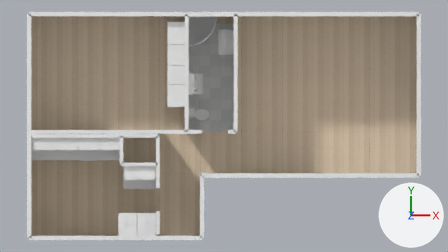
One commit to the Blender file apartment.blend: the scene before it, then after it.
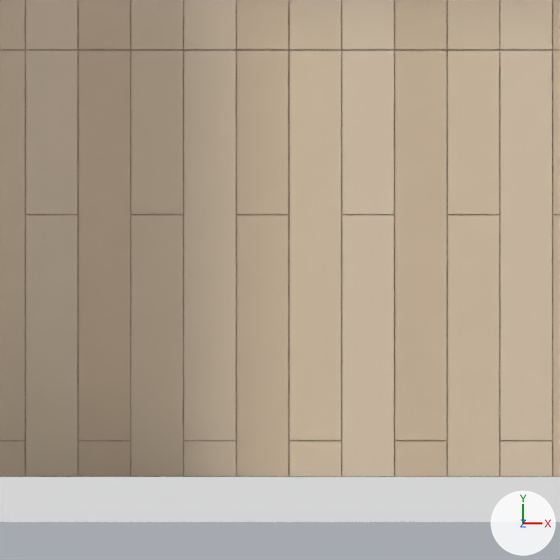
The first picture shows the older version from the file's camera 'Camera'. The close-ups show the older and then the newer version on the part from 66% to 78% of the width and 50% to 72% of the height of that picture. Only the edits that show in the close-ups are written down. Lighting does not change. The marker at lower right points along +X, +Y and +Z.

Names of what the first close-up shows: 'Living room facade Wall', 'Main apartment floor', 'Wood plank floors'.
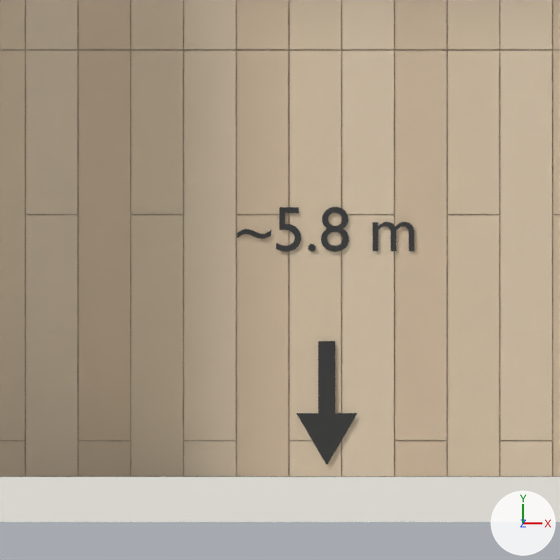
Changed parts and their boxes [x1, y1, x2, y2] in the close-ups (560 x 560 px):
'Living room South wall arrow', added
    after: [296, 341, 357, 465]
'Living room South wall estimate', added
    after: [237, 207, 414, 252]

Edits to the bpy script that builds the scene:
```text
Add mat_apartment___measurement_annotations:
    mat_apartment___measurement_annotations = principled_material('Apartment - measurement annotations')
    mat_apartment___measurement_annotations.base_color = (0.03, 0.03, 0.03)  # dark grey #303030
    mat_apartment___measurement_annotations.roughness = 0.7
Add me_living_room_south_wall_arrow_mesh:
    me_living_room_south_wall_arrow_mesh.from_pydata([(8.163, 2.124, 0.022), (8.163, 1.933, 0.022), (8.222, 1.933, 0.022), (8.141, 1.794, 0.022), (8.06, 1.933, 0.022), (8.118, 1.933, 0.022), (8.118, 2.124, 0.022)], [], [(0, 1, 2, 3, 4, 5, 6)])
    me_living_room_south_wall_arrow_mesh.materials.append(mat_apartment___measurement_annotations)  # dark grey #303030
Add txt_living_room_south_wall_estimate_text:
    txt_living_room_south_wall_estimate_text = bpy.data.curves.new('Living room South wall estimate Text', 'FONT')
    txt_living_room_south_wall_estimate_text.body = '~5.8 m'
    txt_living_room_south_wall_estimate_text.materials.append(mat_apartment___measurement_annotations)  # dark grey #303030
    txt_living_room_south_wall_estimate_text.align_x = 'CENTER'
    txt_living_room_south_wall_estimate_text.align_y = 'CENTER'
    txt_living_room_south_wall_estimate_text.size = 0.17
Add ob_living_room_south_wall_estimate:
    ob_living_room_south_wall_estimate = bpy.data.objects.new('Living room South wall estimate', txt_living_room_south_wall_estimate_text)
    ob_living_room_south_wall_estimate.location = (8.141, 2.414, 0.02)
Add ob_living_room_south_wall_arrow:
    ob_living_room_south_wall_arrow = bpy.data.objects.new('Living room South wall arrow', me_living_room_south_wall_arrow_mesh)
    ob_living_room_south_wall_arrow.location = (0.0, 0.0, 0.0)
```
